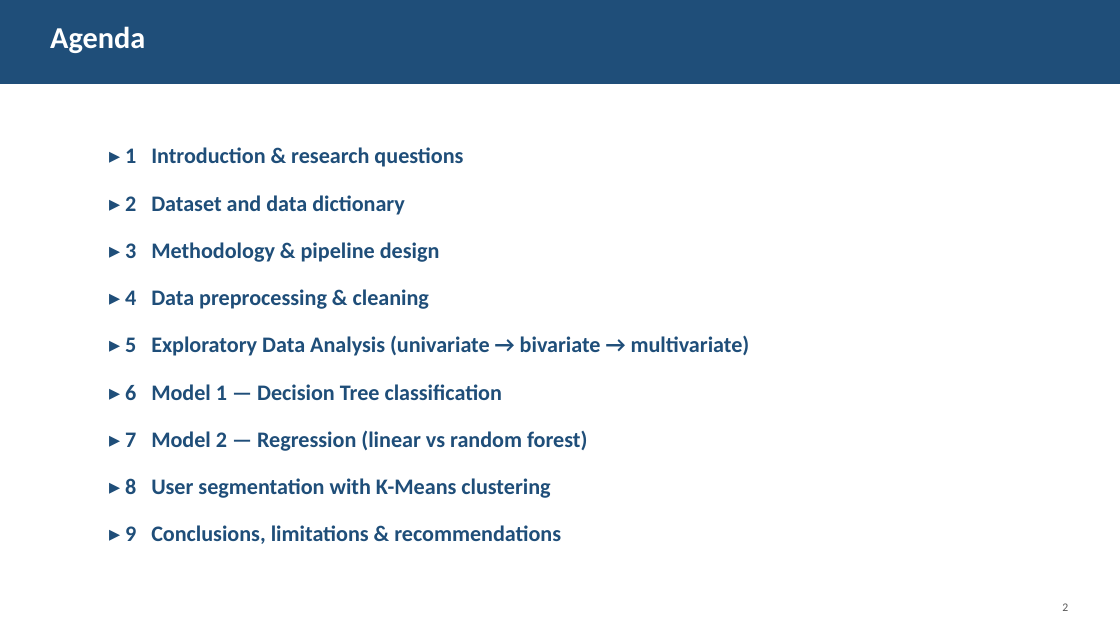
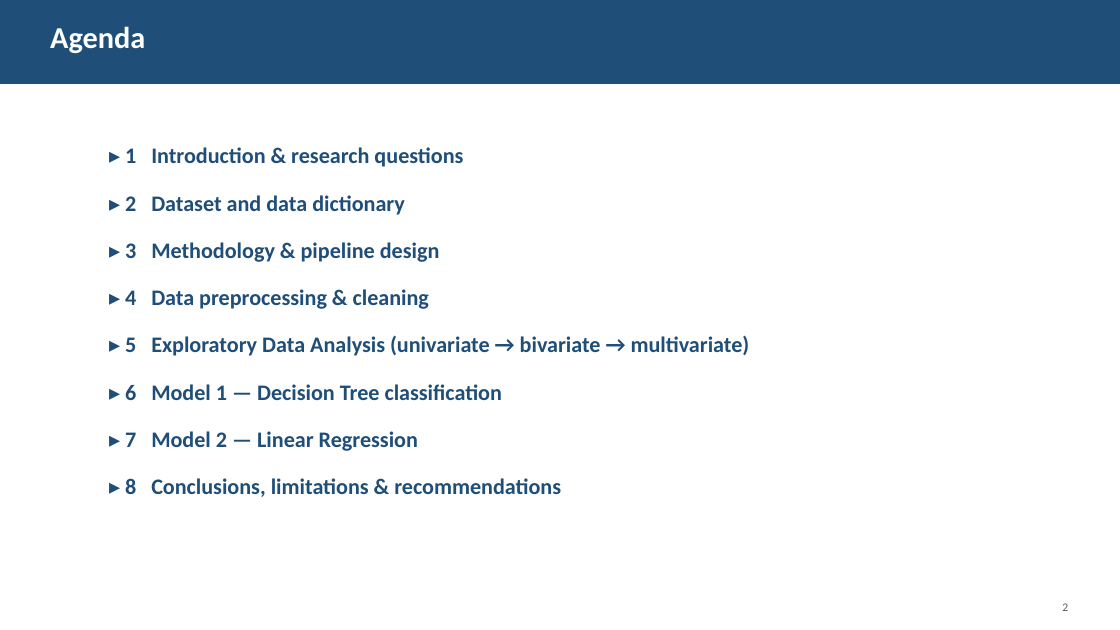
Before and after one commit to jaismine19/social-media-stress-analysis, a slide deck: slide 2 of presentation/Social_Media_Stress_Presentation.pptx. Drawn at 1120x630 pixels with LibreOffice and Linux fonts; fonts in the diff are those of the drawing. Boxes give left, top, right and bottom in pixels: in the first picture for what was removed or moved away, otherwise in the second. Text is boxed around its words. In the diff, an @@ line names an element or a change of style, - is before the commit and + after.

Commit message:
Update presentation to two-model design: single linear regression, remove clustering slide

```diff
--- a/presentation/Social_Media_Stress_Presentation.pptx
+++ b/presentation/Social_Media_Stress_Presentation.pptx
@@ text at (x1=125, y1=431, x2=561, y2=497): text changed @@
-▸ 7 Model 2 — Regression (linear vs random forest)
-▸ 8 User segmentation with K-Means clustering
-▸ 9 Conclusions, limitations & recommendations
+▸ 7 Model 2 — Linear Regression
+▸ 8 Conclusions, limitations & recommendations
```
Also in this commit, not shown: 9 other slides changed, 1 slide added, 2 slides removed, 2 other files.
